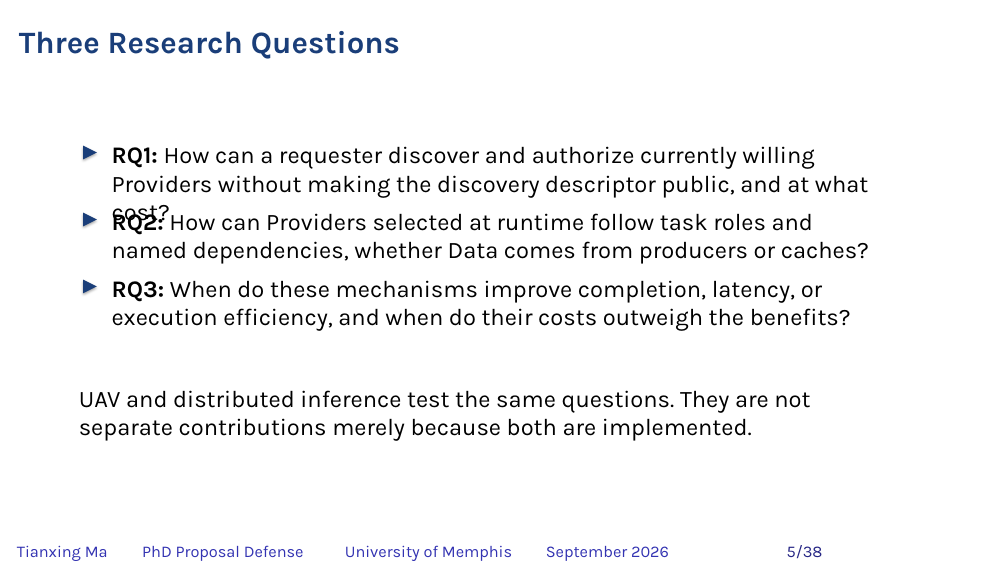
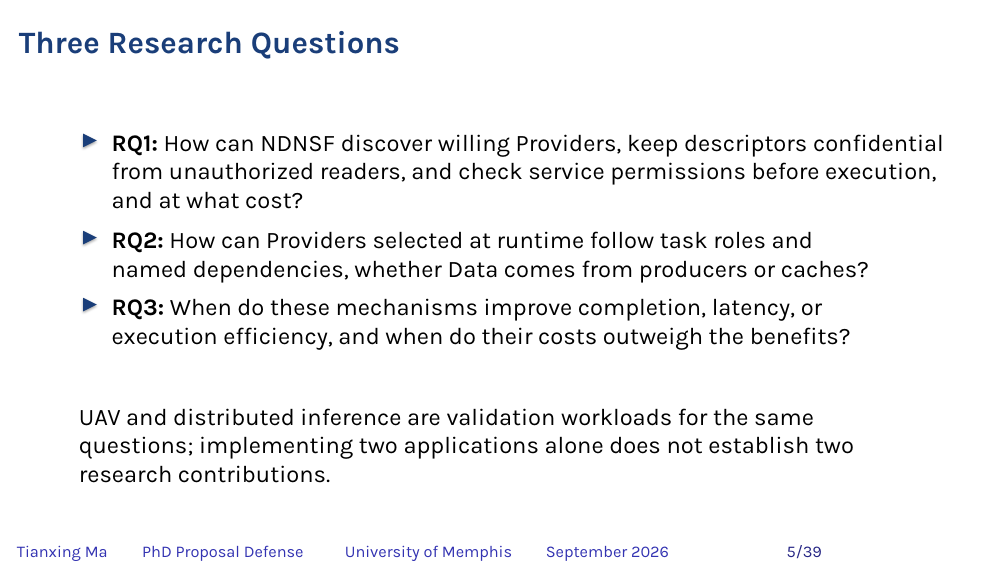
Before and after one commit to matianxing1992/NDN_Service_Framework, a slide deck: slide 5 of docs/PAPER/proposal-defense/slides/NDNSF_proposal_hybrid_editable.pptx. Drawn at 1008x567 pixels with LibreOffice and Linux fonts; fonts in the diff are those of the drawing; background and template pictures are left out. Boxes give left, top, right and bottom in pixels: in the first picture for what was removed or moved away, otherwise in the second. Text is boxed around its words. In the diff, an @@ line names an element or a change of style, - is before the commit and + after.

```diff
--- a/docs/PAPER/proposal-defense/slides/NDNSF_proposal_hybrid_editable.pptx
+++ b/docs/PAPER/proposal-defense/slides/NDNSF_proposal_hybrid_editable.pptx
@@ triangle: place and size @@
-triangle at [83, 146, 97, 159]
+triangle at [83, 134, 97, 147]
@@ text at [112, 134, 944, 209]: text changed @@
-RQ1: How can a requester discover and authorize currently willing Providers without making the discovery descriptor public, and at what cost?
+RQ1: How can NDNSF discover willing Providers, keep descriptors confidential from unauthorized readers, and check service permissions before execution, and at what cost?
@@ 2 texts, 2 triangles: place and size @@
-2 texts, 2 triangles at [83, 209, 869, 331]
+2 texts, 2 triangles at [83, 231, 869, 350]
@@ text at [79, 408, 854, 459]: text changed @@
-UAV and distributed inference test the same questions. They are not separate contributions merely because both are implemented.
+UAV and distributed inference are validation workloads for the same questions; implementing two applications alone does not establish two research contributions.
```
Also in this commit, not shown: 36 other slides changed, 1 slide added, 25 other files.
